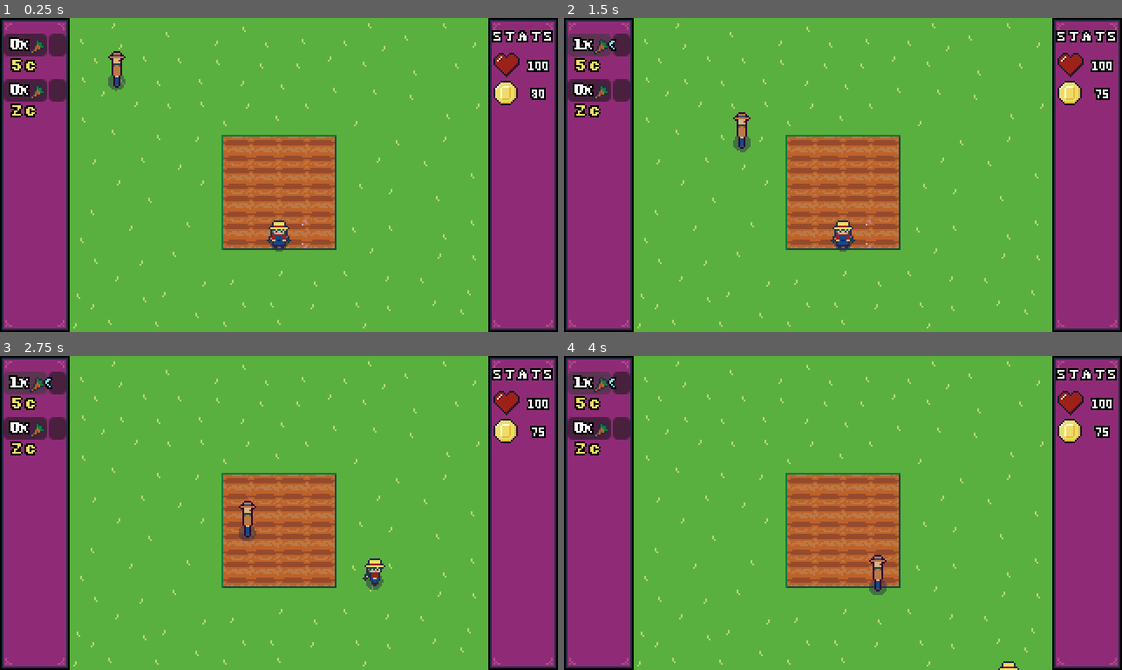
Above: before the commit, frames 1-4 (two rows, left to right).
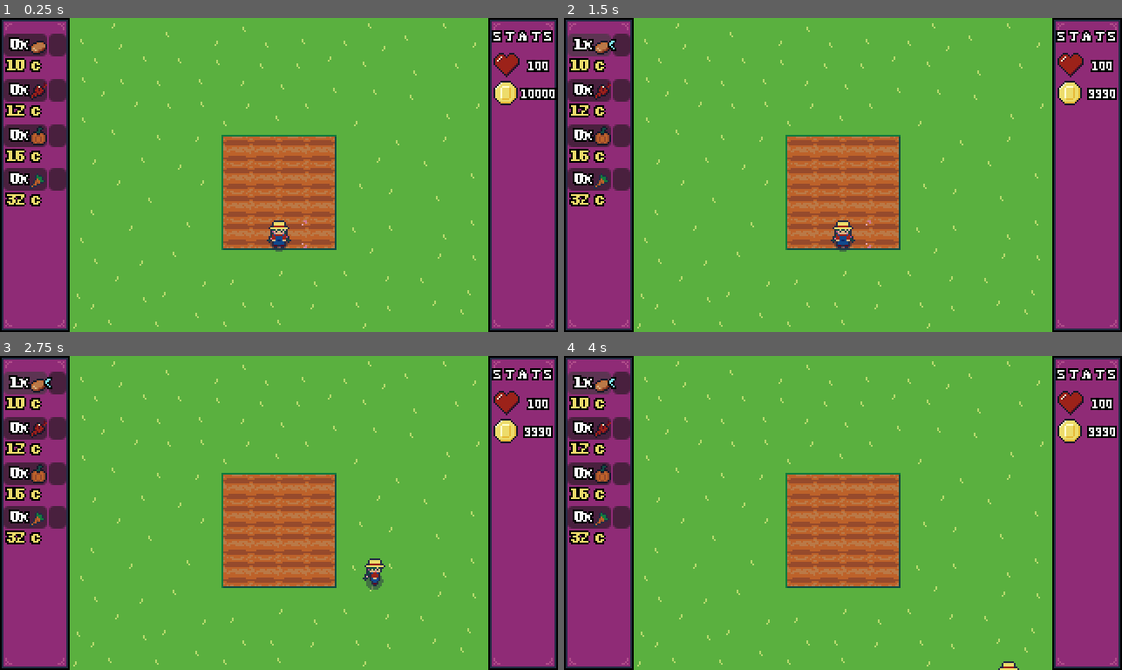
Above: after the commit, the same moments.

Repository: ghoulBlade3/harvest_bounty
Game: Godot game, scene res://main.tscn
Two runs of this game, one before a commit and one after it. Both use one fixed random seed, a clock stepped at 60 frames per second and the inputs below.
Inputs (mouse positions are in pixels of both pictures, inside the frame that each line leads up to):
- Up to frame 1 (0.25 s): no input
- Up to frame 2 (1.5 s): click (619, 46) at 0.52 s; click (591, 46) at 1.27 s
- Up to frame 3 (2.75 s): hold D (move_right) from 2.03 s (still down); tap J (attack) at 2.1 s
- Up to frame 4 (4 s): release D (move_right) at 2.78 s; hold S (move_down) 2.78-3.53 s; tap E (interact) at 2.85 s; hold D (move_right) from 3.53 s (still down); tap R (water) at 3.6 s

The runs differ from the first frame. In frame 1, 3.0% of the frame differs, in the area x 0-100%, y 6-60%; in frame 2, 3.0%; in frame 3, 3.0%; in frame 4, 3.0%.

Commit message:
added_icons_and_farmland_sprites

Diff:
--- a/main.tscn
+++ b/main.tscn
@@ -11,10 +11,9 @@
 [ext_resource type="PackedScene" uid="uid://brw1cni5jksvl" path="res://scenes/buttons.tscn" id="6_7mycd"]
 [ext_resource type="Script" path="res://player_area.gd" id="6_dg77c"]
 [ext_resource type="Texture2D" uid="uid://dqq2uo8oilgpr" path="res://textures/player/water_test.png" id="8_4c57u"]
-[ext_resource type="PackedScene" path="res://scenes/enemy_bounty_hunter.tscn" id="10_4c57u"]
 [ext_resource type="FontFile" uid="uid://btuwvdh4n3pm6" path="res://textures/fonts/PixelSerif_16px_v02.ttf" id="10_dg77c"]
 [ext_resource type="Script" uid="uid://yotoiv5m2jj0" path="res://scripts/stats_holder.gd" id="11_2cqfq"]
-[ext_resource type="PackedScene" path="res://scenes/stat.tscn" id="11_ycdy4"]
+[ext_resource type="PackedScene" uid="uid://bvnbmxyd6w1l5" path="res://scenes/stat.tscn" id="11_ycdy4"]
 [ext_resource type="Texture2D" uid="uid://bjafpjcq12yqy" path="res://textures/ui/health.png" id="12_vivmo"]
 [ext_resource type="Texture2D" uid="uid://bo8h3dtxfhgwk" path="res://textures/ui/money.png" id="12_w48qg"]
 
@@ -236,9 +235,6 @@
 [node name="player_ouch_collision" type="CollisionShape2D" parent="player/player_hurtbox" unique_id=406026044]
 position = Vector2(0, 4)
 shape = SubResource("RectangleShape2D_yaehf")
-
-[node name="enemy_bounty_hunter" parent="." unique_id=411508806 instance=ExtResource("10_4c57u")]
-position = Vector2(-100, -63)
 
 [node name="camera" type="Camera2D" parent="." unique_id=403919883]
 position = Vector2(0, 6)
@@ -269,7 +265,7 @@
 offset_top = 9.0
 offset_right = 38.0
 offset_bottom = 22.0
-kPlantName = "carrot"
+kPlantName = "potato"
 
 [node name="buttons2" parent="camera/button_holder" unique_id=441015796 instance=ExtResource("6_7mycd")]
 layout_mode = 0
@@ -277,7 +273,23 @@
 offset_top = 35.0
 offset_right = 38.0
 offset_bottom = 48.0
-kPlantName = "torrac"
+kPlantName = "beetroot"
+
+[node name="buttons3" parent="camera/button_holder" unique_id=1867549151 instance=ExtResource("6_7mycd")]
+layout_mode = 0
+offset_left = 2.0
+offset_top = 61.0
+offset_right = 38.0
+offset_bottom = 88.0
+kPlantName = "pumpkin"
+
+[node name="buttons4" parent="camera/button_holder" unique_id=2026325588 instance=ExtResource("6_7mycd")]
+layout_mode = 0
+offset_left = 2.0
+offset_top = 86.0
+offset_right = 38.0
+offset_bottom = 113.0
+kPlantName = "carrot"
 
 [node name="stats_heading" type="RichTextLabel" parent="camera" unique_id=850482350]
 texture_filter = 1
@@ -307,33 +319,33 @@
 
 [connection signal="area_entered" from="game_objects/farmland" to="game_objects/farmland" method="_on_area_entered"]
 [connection signal="area_exited" from="game_objects/farmland" to="game_objects/farmland" method="_on_area_exited"]
-[connection signal="area_entered" from="game_objects/@Area2D@26231" to="game_objects/@Area2D@26231" method="_on_area_entered"]
-[connection signal="area_exited" from="game_objects/@Area2D@26231" to="game_objects/@Area2D@26231" method="_on_area_exited"]
-[connection signal="area_entered" from="game_objects/@Area2D@26232" to="game_objects/@Area2D@26232" method="_on_area_entered"]
-[connection signal="area_exited" from="game_objects/@Area2D@26232" to="game_objects/@Area2D@26232" method="_on_area_exited"]
-[connection signal="area_entered" from="game_objects/@Area2D@26233" to="game_objects/@Area2D@26233" method="_on_area_entered"]
-[connection signal="area_exited" from="game_objects/@Area2D@26233" to="game_objects/@Area2D@26233" method="_on_area_exited"]
-[connection signal="area_entered" from="game_objects/@Area2D@26234" to="game_objects/@Area2D@26234" method="_on_area_entered"]
-[connection signal="area_exited" from="game_objects/@Area2D@26234" to="game_objects/@Area2D@26234" method="_on_area_exited"]
-[connection signal="area_entered" from="game_objects/@Area2D@26235" to="game_objects/@Area2D@26235" method="_on_area_entered"]
-[connection signal="area_exited" from="game_objects/@Area2D@26235" to="game_objects/@Area2D@26235" method="_on_area_exited"]
-[connection signal="area_entered" from="game_objects/@Area2D@26236" to="game_objects/@Area2D@26236" method="_on_area_entered"]
-[connection signal="area_exited" from="game_objects/@Area2D@26236" to="game_objects/@Area2D@26236" method="_on_area_exited"]
-[connection signal="area_entered" from="game_objects/@Area2D@26237" to="game_objects/@Area2D@26237" method="_on_area_entered"]
-[connection signal="area_exited" from="game_objects/@Area2D@26237" to="game_objects/@Area2D@26237" method="_on_area_exited"]
-[connection signal="area_entered" from="game_objects/@Area2D@26238" to="game_objects/@Area2D@26238" method="_on_area_entered"]
-[connection signal="area_exited" from="game_objects/@Area2D@26238" to="game_objects/@Area2D@26238" method="_on_area_exited"]
-[connection signal="area_entered" from="game_objects/@Area2D@26239" to="game_objects/@Area2D@26239" method="_on_area_entered"]
-[connection signal="area_exited" from="game_objects/@Area2D@26239" to="game_objects/@Area2D@26239" method="_on_area_exited"]
-[connection signal="area_entered" from="game_objects/@Area2D@26240" to="game_objects/@Area2D@26240" method="_on_area_entered"]
-[connection signal="area_exited" from="game_objects/@Area2D@26240" to="game_objects/@Area2D@26240" method="_on_area_exited"]
-[connection signal="area_entered" from="game_objects/@Area2D@26241" to="game_objects/@Area2D@26241" method="_on_area_entered"]
-[connection signal="area_exited" from="game_objects/@Area2D@26241" to="game_objects/@Area2D@26241" method="_on_area_exited"]
-[connection signal="area_entered" from="game_objects/@Area2D@26242" to="game_objects/@Area2D@26242" method="_on_area_entered"]
-[connection signal="area_exited" from="game_objects/@Area2D@26242" to="game_objects/@Area2D@26242" method="_on_area_exited"]
-[connection signal="area_entered" from="game_objects/@Area2D@26243" to="game_objects/@Area2D@26243" method="_on_area_entered"]
-[connection signal="area_exited" from="game_objects/@Area2D@26243" to="game_objects/@Area2D@26243" method="_on_area_exited"]
-[connection signal="area_entered" from="game_objects/@Area2D@26244" to="game_objects/@Area2D@26244" method="_on_area_entered"]
-[connection signal="area_exited" from="game_objects/@Area2D@26244" to="game_objects/@Area2D@26244" method="_on_area_exited"]
-[connection signal="area_entered" from="game_objects/@Area2D@26245" to="game_objects/@Area2D@26245" method="_on_area_entered"]
-[connection signal="area_exited" from="game_objects/@Area2D@26245" to="game_objects/@Area2D@26245" method="_on_area_exited"]
+[connection signal="area_entered" from="game_objects/@Area2D@18809" to="game_objects/@Area2D@18809" method="_on_area_entered"]
+[connection signal="area_exited" from="game_objects/@Area2D@18809" to="game_objects/@Area2D@18809" method="_on_area_exited"]
+[connection signal="area_entered" from="game_objects/@Area2D@18810" to="game_objects/@Area2D@18810" method="_on_area_entered"]
+[connection signal="area_exited" from="game_objects/@Area2D@18810" to="game_objects/@Area2D@18810" method="_on_area_exited"]
+[connection signal="area_entered" from="game_objects/@Area2D@18811" to="game_objects/@Area2D@18811" method="_on_area_entered"]
+[connection signal="area_exited" from="game_objects/@Area2D@18811" to="game_objects/@Area2D@18811" method="_on_area_exited"]
+[connection signal="area_entered" from="game_objects/@Area2D@18812" to="game_objects/@Area2D@18812" method="_on_area_entered"]
+[connection signal="area_exited" from="game_objects/@Area2D@18812" to="game_objects/@Area2D@18812" method="_on_area_exited"]
+[connection signal="area_entered" from="game_objects/@Area2D@18813" to="game_objects/@Area2D@18813" method="_on_area_entered"]
+[connection signal="area_exited" from="game_objects/@Area2D@18813" to="game_objects/@Area2D@18813" method="_on_area_exited"]
+[connection signal="area_entered" from="game_objects/@Area2D@18814" to="game_objects/@Area2D@18814" method="_on_area_entered"]
+[connection signal="area_exited" from="game_objects/@Area2D@18814" to="game_objects/@Area2D@18814" method="_on_area_exited"]
+[connection signal="area_entered" from="game_objects/@Area2D@18815" to="game_objects/@Area2D@18815" method="_on_area_entered"]
+[connection signal="area_exited" from="game_objects/@Area2D@18815" to="game_objects/@Area2D@18815" method="_on_area_exited"]
+[connection signal="area_entered" from="game_objects/@Area2D@18816" to="game_objects/@Area2D@18816" method="_on_area_entered"]
+[connection signal="area_exited" from="game_objects/@Area2D@18816" to="game_objects/@Area2D@18816" method="_on_area_exited"]
+[connection signal="area_entered" from="game_objects/@Area2D@18817" to="game_objects/@Area2D@18817" method="_on_area_entered"]
+[connection signal="area_exited" from="game_objects/@Area2D@18817" to="game_objects/@Area2D@18817" method="_on_area_exited"]
+[connection signal="area_entered" from="game_objects/@Area2D@18818" to="game_objects/@Area2D@18818" method="_on_area_entered"]
+[connection signal="area_exited" from="game_objects/@Area2D@18818" to="game_objects/@Area2D@18818" method="_on_area_exited"]
+[connection signal="area_entered" from="game_objects/@Area2D@18819" to="game_objects/@Area2D@18819" method="_on_area_entered"]
+[connection signal="area_exited" from="game_objects/@Area2D@18819" to="game_objects/@Area2D@18819" method="_on_area_exited"]
+[connection signal="area_entered" from="game_objects/@Area2D@18820" to="game_objects/@Area2D@18820" method="_on_area_entered"]
+[connection signal="area_exited" from="game_objects/@Area2D@18820" to="game_objects/@Area2D@18820" method="_on_area_exited"]
+[connection signal="area_entered" from="game_objects/@Area2D@18821" to="game_objects/@Area2D@18821" method="_on_area_entered"]
+[connection signal="area_exited" from="game_objects/@Area2D@18821" to="game_objects/@Area2D@18821" method="_on_area_exited"]
+[connection signal="area_entered" from="game_objects/@Area2D@18822" to="game_objects/@Area2D@18822" method="_on_area_entered"]
+[connection signal="area_exited" from="game_objects/@Area2D@18822" to="game_objects/@Area2D@18822" method="_on_area_exited"]
+[connection signal="area_entered" from="game_objects/@Area2D@18823" to="game_objects/@Area2D@18823" method="_on_area_entered"]
+[connection signal="area_exited" from="game_objects/@Area2D@18823" to="game_objects/@Area2D@18823" method="_on_area_exited"]
--- a/scenes/buttons.tscn
+++ b/scenes/buttons.tscn
@@ -40,23 +40,6 @@
 horizontal_alignment = 1
 vertical_alignment = 1
 
-[node name="selected" type="RichTextLabel" parent="." unique_id=534677010]
-visible = false
-texture_filter = 1
-layout_mode = 0
-offset_left = 18.0
-offset_top = 1.0
-offset_right = 34.0
-offset_bottom = 14.0
-mouse_filter = 2
-theme_override_colors/default_color = Color(0.5146982, 0.9361267, 0.9999998, 1)
-theme_override_constants/outline_size = 4
-theme_override_fonts/normal_font = ExtResource("2_q21lg")
-theme_override_font_sizes/normal_font_size = 8
-text = "<"
-horizontal_alignment = 1
-vertical_alignment = 1
-
 [node name="price" type="RichTextLabel" parent="." unique_id=2102490002]
 texture_filter = 1
 layout_mode = 0
@@ -77,3 +60,20 @@
 [node name="icon" type="Sprite2D" parent="." unique_id=1431845348]
 position = Vector2(20, 7)
 texture = ExtResource("3_tvki0")
+
+[node name="selected" type="RichTextLabel" parent="." unique_id=534677010]
+visible = false
+texture_filter = 1
+layout_mode = 0
+offset_left = 18.0
+offset_top = 1.0
+offset_right = 34.0
+offset_bottom = 14.0
+mouse_filter = 2
+theme_override_colors/default_color = Color(0.5146982, 0.9361267, 0.9999998, 1)
+theme_override_constants/outline_size = 4
+theme_override_fonts/normal_font = ExtResource("2_q21lg")
+theme_override_font_sizes/normal_font_size = 8
+text = "<"
+horizontal_alignment = 1
+vertical_alignment = 1
--- a/scripts/button_menu.gd
+++ b/scripts/button_menu.gd
@@ -13,8 +13,10 @@
 
 var plantID = null
 var costs = {
-	"carrot": 5,
-	"torrac": 2
+	"potato": 10,
+	"beetroot": 12,
+	"pumpkin": 16,
+	"carrot": 32
 }
 
 
--- a/scripts/player_main.gd
+++ b/scripts/player_main.gd
@@ -11,17 +11,19 @@
 const kSpeed: float = 4800.0
 var speed: float = kSpeed
 #var health: = 64
-var money: int = 80
+var money: int = 10000
 var canInteract: bool = true
 
 var selectedItem: int = -1
 var items = {
 	"empty": 0,
-	"carrot": 1,
-	"torrac": 2
+	"potato": 1,
+	"beetroot": 2,
+	"pumpkin": 3,
+	"carrot": 4
 }
 
-var inventory: Array = [null, 0, 0]
+var inventory: Array = [null, 0, 0, 0, 0]
 var lastLookDir: Vector2 = Vector2.DOWN
 var last_velocity_normalized = Vector2.ZERO
 var instant
Not shown: 1 places in scenes/buttons.tscn that only renumber resources
Binary file added: textures/blocks/beetroot_stage_0.png
Not shown, added: textures/blocks/beetroot_stage_0.png.import
Binary file added: textures/blocks/beetroot_stage_1.png
Not shown, changed: textures/blocks/beetroot_stage_1.png.import
Binary file added: textures/blocks/beetroot_stage_2.png
Not shown, added: textures/blocks/beetroot_stage_2.png.import
Binary file changed: textures/blocks/carrot_stage_0.png
Binary file changed: textures/blocks/carrot_stage_1.png
Binary file changed: textures/blocks/carrot_stage_2.png
Binary file added: textures/blocks/potato_stage_0.png
Not shown, added: textures/blocks/potato_stage_0.png.import
(and 23 more such lines)
